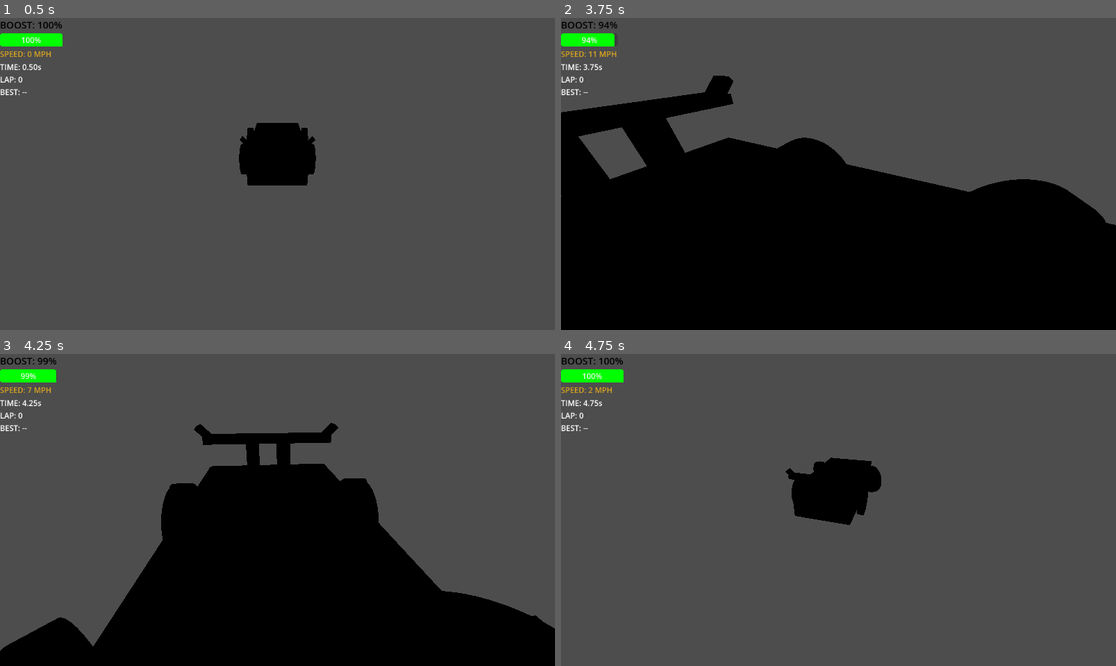
Above: before the commit, frames 1-4 (two rows, left to right).
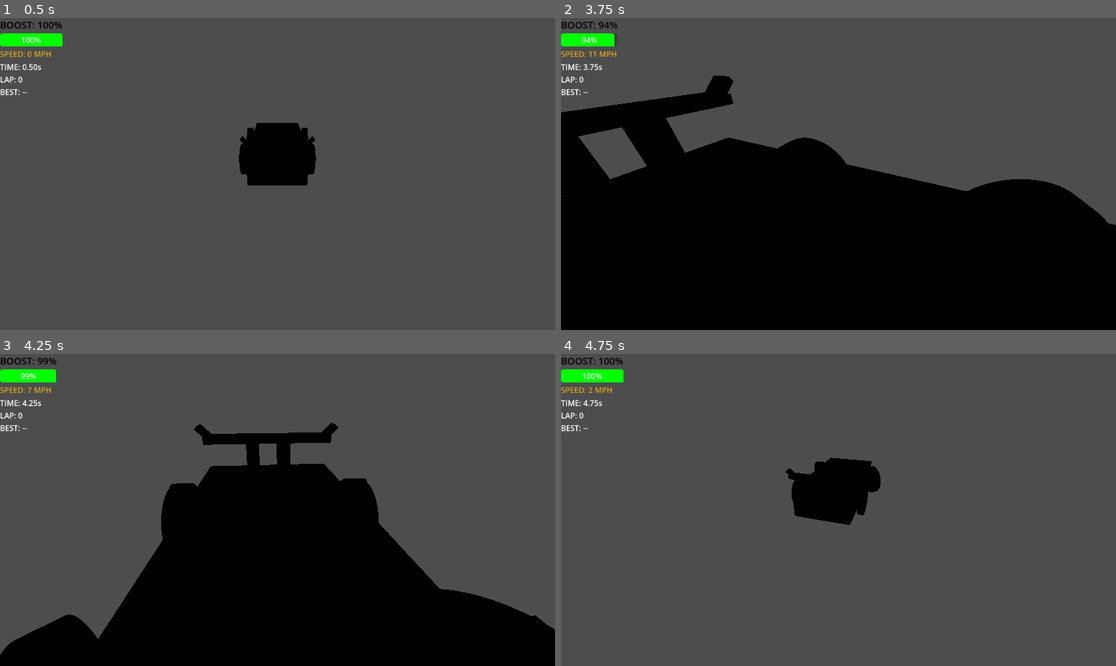
Above: after the commit, the same moments.

Repository: SirWadles/Super-Racer
Game: Godot game, scene res://scenes/sports_car.tscn
Two runs of this game, one before a commit and one after it. Both use one fixed random seed, a clock stepped at 60 frames per second and the inputs below. This scene is started directly instead of the project's main scene. Sound files missing from this copy of the repository are replaced by a short silence.
Inputs (mouse positions are in pixels of both pictures, inside the frame that each line leads up to):
- Up to frame 1 (0.5 s): no input
- Up to frame 2 (3.75 s): tap Enter at 0.5 s; move the mouse to (960, 158) at 0.52 s; hold D (steer_right) 0.53-1.28 s; hold Ctrl (boost) 0.53-1.28 s; tap Shift (drift) at 0.8, 1.35, 2.3, 2.85 s; move the mouse to (727, 189) at 1.27 s; hold S (brake) 1.28-2.03 s; tap Ctrl (boost) at 1.55, 3.05 s; move the mouse to (894, 105) at 2.02 s; hold D (steer_right) 2.03-2.78 s; hold Ctrl (boost) 2.03-2.78 s; tap Space at 2.75 s; move the mouse to (810, 236) at 2.77 s; hold W (accelerate) 2.78-3.53 s; move the mouse to (1005, 220) at 3.52 s; hold A (steer_left) from 3.53 s (still down); hold Q (reverse_camera) from 3.53 s (still down)
- Up to frame 3 (4.25 s): keep holding A (steer_left); keep holding Q (reverse_camera); tap Shift (drift) at 3.8 s
- Up to frame 4 (4.75 s): keep holding A (steer_left); move the mouse to (672, 463) at 4.27 s; release Q (reverse_camera) at 4.28 s; tap Ctrl (boost) at 4.35 s

Frame 1 is identical in both runs. In frame 2, less than 0.1% of the frame differs, in the area x 13-99%, y 25-66%; in frame 3, 0.3%, in the area x 0-100%, y 44-97%; in frame 4, less than 0.1%.

Commit message:
Car Stuff (WIP7)
Fixed the issue with the car not rotating. Implementing ramps to the map.

Diff:
--- /dev/null
+++ b/colors/colors/rampsnstuff.tres
@@ -0,0 +1,3 @@
+[gd_resource type="StandardMaterial3D" format=3 uid="uid://d31kdt7tddq8a"]
+
+[resource]
--- a/scenes/car_selection.tscn
+++ b/scenes/car_selection.tscn
@@ -1,8 +1,8 @@
 [gd_scene load_steps=7 format=3 uid="uid://ch3pcdd7kwtom"]
 
-[ext_resource type="Texture2D" uid="uid://kwlns2acgtk8" path="res://assets/car_1.PNG" id="1_2y548"]
+[ext_resource type="Texture2D" uid="uid://kwlns2acgtk8" path="res://assets/car_1.png" id="1_2y548"]
 [ext_resource type="Script" uid="uid://bwxuil1wpapmh" path="res://scripts/car_selection.gd" id="1_ji71v"]
-[ext_resource type="Texture2D" uid="uid://bho3fp5n7n26v" path="res://assets/car_teaser.PNG" id="2_ji71v"]
+[ext_resource type="Texture2D" uid="uid://bho3fp5n7n26v" path="res://assets/car_teaser.png" id="2_ji71v"]
 [ext_resource type="AudioStream" uid="uid://cp8wob2vuktxp" path="res://sound/ui/ui_main_button_select.wav" id="4_ly0vm"]
 [ext_resource type="AudioStream" uid="uid://bhy4ndjfwwhaa" path="res://sound/ui/ui_main_button_climb.wav" id="5_gowbp"]
 [ext_resource type="AudioStream" uid="uid://cyl3bdd0kfhs8" path="res://sound/ui/ui_main_button_invalid.wav" id="6_0pw6n"]
--- a/scenes/main.tscn
+++ b/scenes/main.tscn
@@ -78,6 +78,11 @@
 [sub_resource type="ConcavePolygonShape3D" id="ConcavePolygonShape3D_dp3eg"]
 data = PackedVector3Array(6.6653, -1.6144, 3.8255, 6.6653, -0.882, -3.8255, 6.6653, -1.6144, -3.8255, 6.6653, -0.882, 3 …(824 unchanged characters)…
 
+[sub_resource type="BoxMesh" id="BoxMesh_dp3eg"]
+
+[sub_resource type="ConcavePolygonShape3D" id="ConcavePolygonShape3D_0ld40"]
+data = PackedVector3Array(-0.5, 0.5, 0.5, 0.5, 0.5, 0.5, -0.5, -0.5, 0.5, 0.5, 0.5, 0.5, 0.5, -0.5, 0.5, -0.5, -0.5, 0.5, 0.5, 0.5, -0.5, -0.5, 0.5, -0.5, 0.5, -0.5, -0.5, -0.5, 0.5, -0.5, -0.5, -0.5, -0.5, 0.5, -0.5, -0.5, 0.5, 0.5, 0.5, 0.5, 0.5, -0.5, 0.5, -0.5, 0.5, 0.5, 0.5, -0.5, 0.5, -0.5, -0.5, 0.5, -0.5, 0.5, -0.5, 0.5, -0.5, -0.5, 0.5, 0.5, -0.5, -0.5, -0.5, -0.5, 0.5, 0.5, -0.5, -0.5, 0.5, -0.5, -0.5, -0.5, 0.5, 0.5, 0.5, -0.5, 0.5, 0.5, 0.5, 0.5, -0.5, -0.5, 0.5, 0.5, -0.5, 0.5, -0.5, 0.5, 0.5, -0.5, -0.5, -0.5, 0.5, 0.5, -0.5, 0.5, -0.5, -0.5, -0.5, 0.5, -0.5, 0.5, 0.5, -0.5, -0.5, -0.5, -0.5, -0.5)
+
 [node name="main" type="Node3D"]
 script = ExtResource("1_muem4")
 
@@ -228,7 +233,7 @@
 shape = SubResource("ConcavePolygonShape3D_jyhfs")
 
 [node name="EndTrack01" type="MeshInstance3D" parent="Map"]
-transform = Transform3D(-0.707107, 0, 0.713576, 0, 1, 0, -0.707107, 0, -0.713576, -226.928, 1.3, -278.633)
+transform = Transform3D(-0.820754, 0, 0.713576, 0, 1, 0, -0.820754, 0, -0.713576, -223.636, 1.3, -275.341)
 mesh = ExtResource("6_choun")
 skeleton = NodePath("../..")
 
@@ -356,7 +361,7 @@
 skeleton = NodePath("../..")
 
 [node name="Wrong Turn" type="MeshInstance3D" parent="Map"]
-transform = Transform3D(-3.58308, -3.58308, 1.95724e-07, -2.21496e-07, -3.91447e-07, -5.06724, 3.58308, -3.58308, 0, -221.739, 5.73307, -273.466)
+transform = Transform3D(-3.58308, -3.58308, 1.95724e-07, -2.21496e-07, -3.91447e-07, -5.06724, 3.58308, -3.58308, 0, -233.537, 5.73307, -285.264)
 material_override = SubResource("StandardMaterial3D_muem4")
 mesh = SubResource("PlaneMesh_dp3eg")
 skeleton = NodePath("")
@@ -387,23 +392,36 @@
 mesh = SubResource("PlaneMesh_dp3eg")
 skeleton = NodePath("")
 
-[node name="Ramp2" type="MeshInstance3D" parent="Map"]
-transform = Transform3D(-4.37114e-08, 0, -1, 0, 1, 0, 1, 0, -4.37114e-08, 0.98039, 2.01676, -61.229)
+[node name="RampsNStuff" type="Node3D" parent="Map"]
+
+[node name="Ramp2" type="MeshInstance3D" parent="Map/RampsNStuff"]
+transform = Transform3D(-1.87053, 0, 1.41879, 0, 2.10865, 0, -1.87053, 0, -1.41879, -208.164, 2.0351, -259.435)
+visible = false
 mesh = ExtResource("13_dp3eg")
-
-[node name="StaticBody3D" type="StaticBody3D" parent="Map/Ramp2"]
-
-[node name="CollisionShape3D" type="CollisionShape3D" parent="Map/Ramp2/StaticBody3D"]
+skeleton = NodePath("../..")
+
+[node name="StaticBody3D" type="StaticBody3D" parent="Map/RampsNStuff/Ramp2"]
+
+[node name="CollisionShape3D" type="CollisionShape3D" parent="Map/RampsNStuff/Ramp2/StaticBody3D"]
 shape = SubResource("ConcavePolygonShape3D_dp3eg")
 
+[node name="Ramp?" type="MeshInstance3D" parent="Map/RampsNStuff"]
+transform = Transform3D(9.86366, -0.0837922, 21.433, 0, 0.205248, 17.5, -9.86366, -0.0837922, 21.433, -204.355, 9.49035, -255.739)
+mesh = SubResource("BoxMesh_dp3eg")
+
+[node name="StaticBody3D" type="StaticBody3D" parent="Map/RampsNStuff/Ramp?"]
+
+[node name="CollisionShape3D" type="CollisionShape3D" parent="Map/RampsNStuff/Ramp?/StaticBody3D"]
+shape = SubResource("ConcavePolygonShape3D_0ld40")
+
 [node name="Checkpoint" parent="." instance=ExtResource("13_trceg")]
-transform = Transform3D(5.38315, 0, 0, 0, 1, 0, 0, 0, 1, 0, 1.2033, -98.147)
+transform = Transform3D(5.38315, 0, 0, 0, 1, 0, 0, 0, 1, 0, 1.2033, -171.206)
 
 [node name="Checkpoint2" parent="." instance=ExtResource("14_jkv2x")]
-transform = Transform3D(5.38315, 0, 0, 0, 1, 0, 0, 0, 1, -2.51897, 1.2033, -407.993)
+transform = Transform3D(5.38315, 0, 0, 0, 1, 0, 0, 0, 1, -125.407, 1.2033, -258.912)
 
 [node name="Checkpoint3" parent="." instance=ExtResource("15_jbj1t")]
-transform = Transform3D(5.38315, 0, 0, 0, 1, 0, 0, 0, 1, -120.78, 1.2033, -148)
+transform = Transform3D(3.80646, 0, 0.707107, 0, 1, 0, -3.80646, 0, 0.707107, -118.793, 1.2033, 61.0195)
 
 [node name="Checkpoint4" parent="." instance=ExtResource("16_jbj1t")]
 transform = Transform3D(5.48808, 0, 0, 0, 1, 0, 0, 0, 1, 0, 1.2033, -16.8828)
--- a/scenes/main_menu.tscn
+++ b/scenes/main_menu.tscn
@@ -1,7 +1,7 @@
 [gd_scene load_steps=10 format=3 uid="uid://6dl0hdr7ldv6"]
 
 [ext_resource type="Script" uid="uid://dfi1enuvp4pji" path="res://scripts/main_menu.gd" id="1_l6cm7"]
-[ext_resource type="Texture2D" uid="uid://j0kdbgiu0cqf" path="res://misc/temp_background.PNG" id="2_8ln24"]
+[ext_resource type="Texture2D" uid="uid://j0kdbgiu0cqf" path="res://misc/temp_background.png" id="2_8ln24"]
 [ext_resource type="AudioStream" uid="uid://dmy3d1uuggsew" path="res://sound/diamond_touch_01.wav" id="2_bqqt6"]
 [ext_resource type="AudioStream" uid="uid://c6rc70nskjep5" path="res://sound/machine love arr. orchestra, op. 17 no. 3 - estreller.mp3" id="2_wu84c"]
 [ext_resource type="AudioStream" uid="uid://vic2a1y24ax2" path="res://sound/diamond_return_01.wav" id="3_wu84c"]
--- a/scenes/sports_car.tscn
+++ b/scenes/sports_car.tscn
@@ -1,10 +1,16 @@
-[gd_scene load_steps=13 format=3 uid="uid://c0tygomnbvbbl"]
+[gd_scene load_steps=19 format=3 uid="uid://c0tygomnbvbbl"]
 
 [ext_resource type="Script" uid="uid://c7k40qhuv8yqe" path="res://scripts/sports_car.gd" id="1_t3s45"]
 [ext_resource type="Material" uid="uid://bf65bdepu4ddq" path="res://colors/sports/car.tres" id="2_4lrje"]
+[ext_resource type="AudioStream" uid="uid://b1gaq0a5jj6n" path="res://sound/car_engine(loud).wav" id="2_k161d"]
 [ext_resource type="Material" uid="uid://c1js1xyqsn15v" path="res://colors/sports/headlight.tres" id="3_0e0ue"]
+[ext_resource type="AudioStream" uid="uid://dsi7qn6r25icj" path="res://sound/drift.wav" id="3_6ynvb"]
 [ext_resource type="Material" uid="uid://dilh4j82oi4df" path="res://colors/sports/tail.tres" id="4_qdexj"]
+[ext_resource type="AudioStream" uid="uid://chqmiasqgosfp" path="res://sound/turbo_sc_cobra_01 (mp3cut.net).wav" id="4_yogbb"]
 [ext_resource type="CylinderMesh" uid="uid://cxduumkjk0lsf" path="res://colors/wheel_color.tres" id="5_gnn11"]
+[ext_resource type="AudioStream" uid="uid://c8u025tvgbo3k" path="res://sound/cloud_blue_boost (mp3cut.net)(1).wav" id="5_k161d"]
+[ext_resource type="AudioStream" uid="uid://bimifgo63na8e" path="res://sound/4. Night Walker (Linne Theme) (UNI2 Mix).mp3" id="6_ip7d3"]
+[ext_resource type="AudioStream" uid="uid://b0cdkrbe22xdw" path="res://sound/ui_game_textbox_madeline_in.wav" id="7_f2iwo"]
 
 [sub_resource type="BoxMesh" id="BoxMesh_a202f"]
 material = ExtResource("2_4lrje")
@@ -31,14 +37,23 @@
 script = ExtResource("1_t3s45")
 acceleration = 12.0
 braking_force = 40.0
-steering_angle = 45.0
-steering_speed = 40.0
-drift_acceleration_multiplier = 1.1
+steering_angle = 40.0
+steering_speed = 30.0
+drift_acceleration_multiplier = 1.0
+min_drift_speed = 10.0
 drift_boost_regen_mult = 1.4
 boost_multiplier = 1.7
+engine_sound_stream = ExtResource("2_k161d")
+drift_sound_stream = ExtResource("3_6ynvb")
+boost_sound_stream = ExtResource("4_yogbb")
+collision_sound_stream = ExtResource("5_k161d")
+engine_volume_range = Vector2(-16, 0)
+car_music_stream = ExtResource("6_ip7d3")
+music_volume_db = -30.0
+check_point_stream = ExtResource("7_f2iwo")
 
 [node name="RayCast3D" type="RayCast3D" parent="Sports Car"]
-transform = Transform3D(1, 0, 0, 0, 1, 0, 0, 0, 1, 0, 1.4, 0)
+transform = Transform3D(1, 0, 0, 0, 1, 0, 0, 0, 1, 0, -0.177728, 0)
 target_position = Vector3(0, -2, 0)
 
 [node name="CarBody" type="MeshInstance3D" parent="Sports Car"]
--- a/scripts/sports_car.gd
+++ b/scripts/sports_car.gd
@@ -252,19 +252,46 @@
 			velocity = velocity.slide(ground_normal)
 	else:
 		velocity.y -= gravity_force * delta
-		return_to_level_oriantation(delta)
+		return_to_level_orientation(delta)
 
 func align_with_ground(ground_normal: Vector3, delta: float):
 	var global_up = Vector3.UP
 	var ground_angle = acos(ground_normal.dot(global_up))
 	var max_angle_rad = deg_to_rad(max_slope_angle)
+	#print("Ground normal: ", ground_normal, " Ground angle: ", rad_to_deg(ground_angle))
 	if ground_angle <= max_angle_rad:
 		var target_basis = align_y_with_normal(transform.basis, ground_normal)
 		var current_basis = transform.basis
 		var new_basis = current_basis.slerp(target_basis, 5.0 * delta)
 		transform.basis = new_basis
-		var current_forward = -transform.basis.z
-		transform.basis = Basis.looking_at(current_forward, ground_normal)
+		var forward_dir = -transform.basis.z
+		var pitch_angle = calculate_pitch_angle(ground_normal, forward_dir)
+		var max_pitch_angle = deg_to_rad(45.0)
+		var target_pitch = clamp(pitch_angle, -max_pitch_angle, max_pitch_angle)
+		#print("Pitch angle: ", rad_to_deg(pitch_angle), " Target pitch: ", rad_to_deg(target_pitch))
+		rotation.x = lerp(rotation.x, target_pitch, 3.0 * delta)
+		var right_dir = transform.basis.x
+		var sideways_slope = ground_normal.dot(right_dir)
+		var roll_angle = sideways_slope * deg_to_rad(15.0)
+		rotation.z = lerp(rotation.z, roll_angle, 3.0 * delta)
+
+func calculate_pitch_angle(ground_normal: Vector3, forward_dir: Vector3) -> float:
+	var slope_angle = acos(ground_normal.dot(Vector3.UP))
+	var horizontal_forward = Vector3(forward_dir.x, 0, forward_dir.z).normalized()
+	var slope_direction = Vector3(ground_normal.x, 0, ground_normal.z).normalized()
+	var slope_dot = horizontal_forward.dot(slope_direction)
+	if slope_dot > 0.1:
+		return -slope_angle
+	elif slope_dot < -0.1:
+		return slope_angle
+	else:
+		return 0.0
+
+func return_to_level_orientation(delta: float):
+	if not ground_ray.is_colliding() or abs(rotation.x) < deg_to_rad(5.0):
+		var target_rotation = Vector3.ZERO
+		rotation.x = lerp(rotation.x, target_rotation.x, 3.0 * delta)
+		rotation.z = lerp(rotation.z, target_rotation.z, 3.0 * delta)
 
 func align_y_with_normal(basis: Basis, normal: Vector3) -> Basis:
 	var result = basis
@@ -272,11 +299,6 @@
 	result.x = result.y.cross(result.z).normalized()
 	result.z = result.x.cross(result.y).normalized()
 	return result.orthonormalized()
-
-func return_to_level_oriantation(delta: float):
-	var target_rotation = Vector3.ZERO
-	rotation.x = lerp(rotation.x, target_rotation.x, 3.0 * delta)
-	rotation.z = lerp(rotation.z, target_rotation.z, 3.0 * delta)
 
 func get_ground_aligned_rotation(ground_normal: Vector3) -> Vector3:
 	var rotation_angles = Vector3.ZERO
Not shown, changed: assets/car_1.PNG.import
Not shown, changed: assets/car_teaser.PNG.import
Not shown, changed: misc/temp_background.PNG.import
Not shown: 1 places in scenes/main.tscn that only renumber resources
